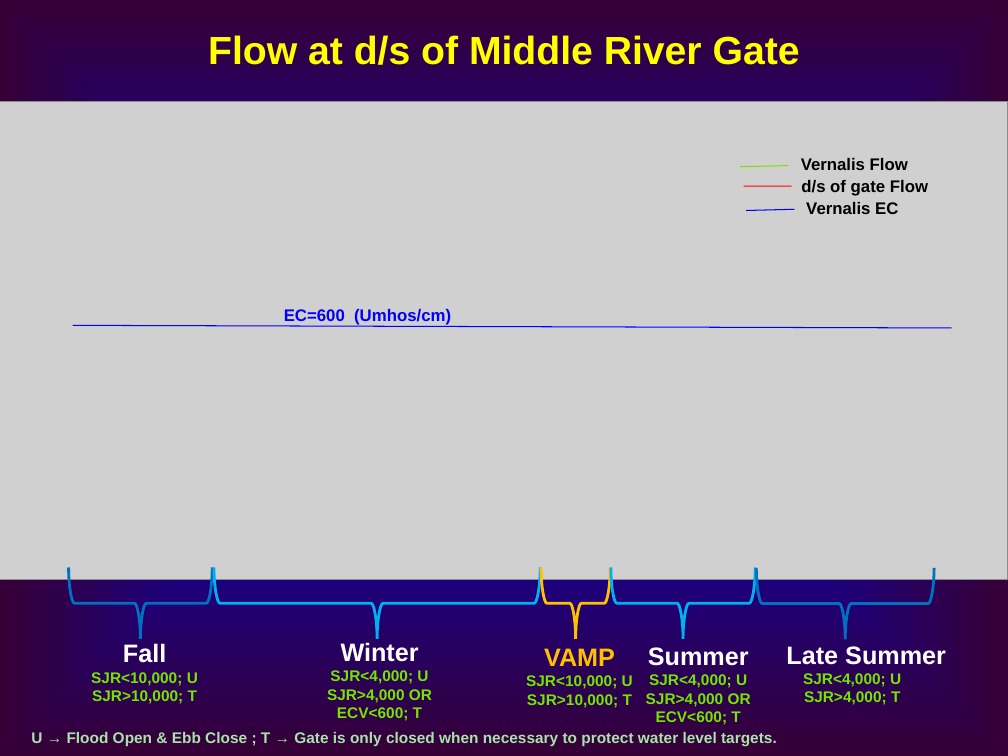
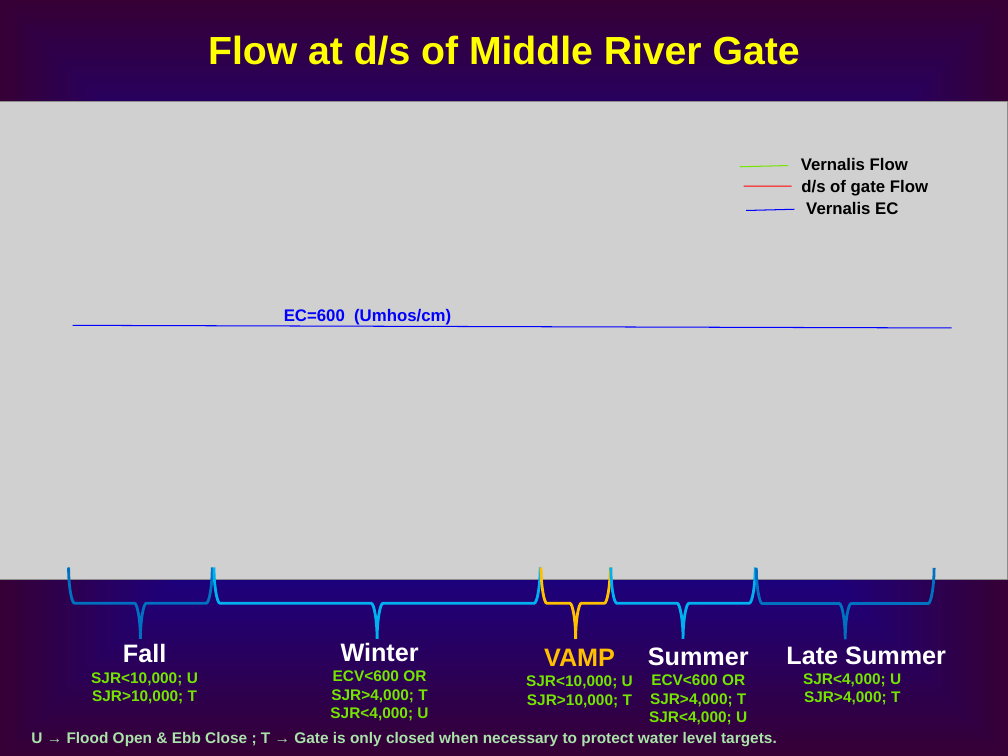
Before and after one commit to CADWRDeltaModeling/dsm2, a slide deck: slide 17 of dsm2/presentations/or2_sdip_oprules.ppt. Drawn at 1008x756 pixels with LibreOffice and Linux fonts; fonts in the diff are those of the drawing; grey boxes stand for pictures. Boxes give left, top, right and bottom in pixels: in the first picture for what was removed or moved away, otherwise in the second. Text is boxed around its words. In the diff, an @@ line names an element or a change of style, - is before the commit and + after.

```diff
--- a/dsm2/presentations/or2_sdip_oprules.ppt
+++ b/dsm2/presentations/or2_sdip_oprules.ppt
@@ text at [327, 689, 432, 721]: paragraphs removed @@
-SJR>4,000 OR
-ECV<600; T
@@ text at [331, 670, 427, 703]: paragraphs added @@
+ECV<600 OR
+SJR>4,000; T
@@ text at [650, 674, 746, 707]: paragraphs added @@
+ECV<600 OR
+SJR>4,000; T
@@ text at [646, 693, 751, 725]: paragraphs removed @@
-SJR>4,000 OR
-ECV<600; T
```
Also in this commit, not shown: 2 other slides changed.
